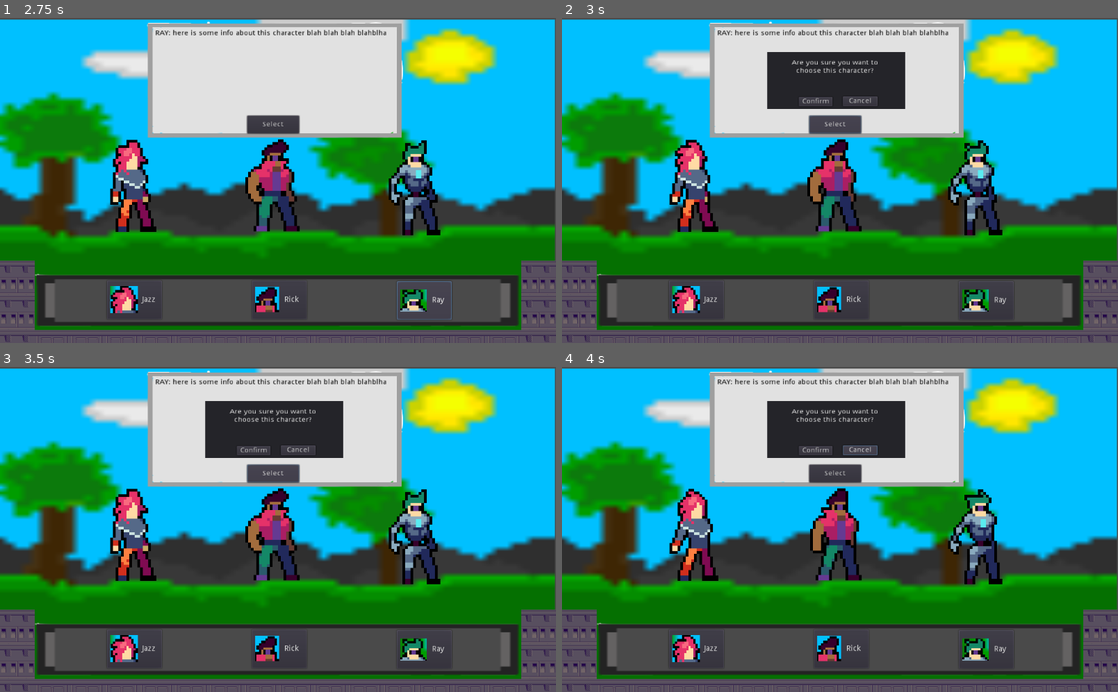
Above: before the commit, frames 1-4 (two rows, left to right).
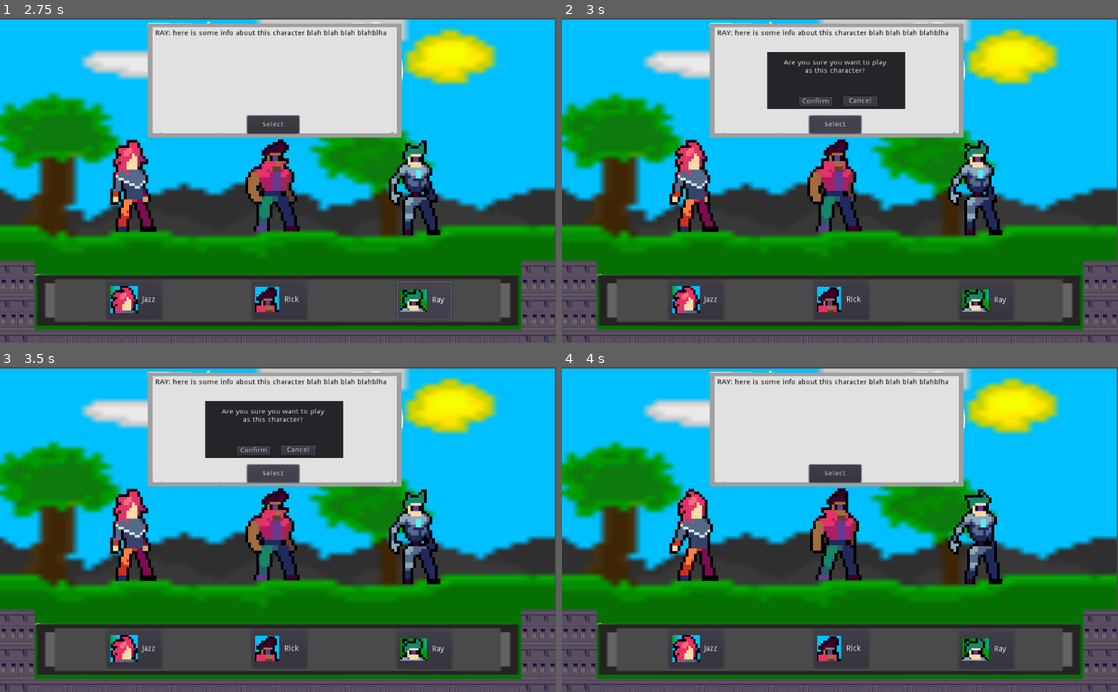
Above: after the commit, the same moments.

Repository: jdibble21/Final-Journey
Game: Godot game, scene res://src/scenes/SelectCharacter/SelectCharacter.tscn
Two runs of this game, one before a commit and one after it. Both use one fixed random seed, a clock stepped at 60 frames per second and the inputs below.
Inputs:
- Up to frame 1 (2.75 s): click "Jazz" at 0.5 s; click "Rick" at 1.25 s; click "Ray" at 2 s
- Up to frame 2 (3 s): click "Select" at 2.75 s
- Up to frame 3 (3.5 s): no input
- Up to frame 4 (4 s): click "Cancel" at 3.5 s

Frame 1 is identical in both runs. In frame 2, 0.3% of the frame differs, in the area x 39-59%, y 12-17%; in frame 3, 0.3%; in frame 4, 4.4%, in the area x 36-62%, y 10-28%.

Commit message:
Add player and inventory class files

Diff:
--- a/project/src/scenes/SelectCharacter/CharacterSelectMenu.gd
+++ b/project/src/scenes/SelectCharacter/CharacterSelectMenu.gd
@@ -28,3 +28,14 @@
 func _on_SelectButton_pressed():
 	$DescriptionBox/ConfirmPanel.show()
 	print(selected_character)
+
+
+func _on_CancelButton_pressed():
+	$DescriptionBox/ConfirmPanel.hide()
+
+
+func _on_ConfirmButton_pressed():
+	#move to next gameplay scene
+	$DescriptionBox.hide()
+	$DescriptionBox/ConfirmPanel.hide()
+	print(selected_character+" character confirmed to play")
--- a/project/src/scenes/SelectCharacter/CharacterSelectMenu.tscn
+++ b/project/src/scenes/SelectCharacter/CharacterSelectMenu.tscn
@@ -89,17 +89,23 @@
 margin_right = 120.063
 margin_bottom = 114.527
 text = "Confirm"
+__meta__ = {
+"_edit_use_anchors_": false
+}
 
 [node name="Label" type="Label" parent="DescriptionBox/ConfirmPanel"]
 margin_left = 30.4555
 margin_top = 16.1267
 margin_right = 221.455
 margin_bottom = 61.1267
-text = "Are you sure you want to choose this character?"
+text = "Are you sure you want to play as this character?"
 align = 1
 autowrap = true
+__meta__ = {
+"_edit_use_anchors_": false
+}
 
-[node name="Button" type="Button" parent="DescriptionBox/ConfirmPanel"]
+[node name="CancelButton" type="Button" parent="DescriptionBox/ConfirmPanel"]
 margin_left = 139.0
 margin_top = 94.0
 margin_right = 203.0
@@ -110,3 +116,5 @@
 [connection signal="pressed" from="SelectButtonRick" to="." method="_on_SelectButtonRick_pressed"]
 [connection signal="pressed" from="SelectButtonRay" to="." method="_on_SelectButtonRay_pressed"]
 [connection signal="pressed" from="DescriptionBox/SelectButton" to="." method="_on_SelectButton_pressed"]
+[connection signal="pressed" from="DescriptionBox/ConfirmPanel/ConfirmButton" to="." method="_on_ConfirmButton_pressed"]
+[connection signal="pressed" from="DescriptionBox/ConfirmPanel/CancelButton" to="." method="_on_CancelButton_pressed"]
--- /dev/null
+++ b/project/src/scripts/Inventory.gd
@@ -0,0 +1,16 @@
+extends Node
+
+
+# Declare member variables here. Examples:
+# var a = 2
+# var b = "text"
+
+
+# Called when the node enters the scene tree for the first time.
+func _ready():
+	pass # Replace with function body.
+
+
+# Called every frame. 'delta' is the elapsed time since the previous frame.
+#func _process(delta):
+#	pass
--- /dev/null
+++ b/project/src/scripts/Player.gd
@@ -0,0 +1,26 @@
+# PLAYER CLASS
+extends Node
+
+var character_selected := ""
+var init_complete = 0
+var start_inventory = null
+
+func _ready():
+	if(init_complete == 0):
+		print("ERROR: must initialize object before adding to scene")
+		get_tree().quit()
+
+func _initialize(character):
+	# Call this method before add_child() to send data
+	character_selected = character
+	init_complete = 1
+
+func set_inventory():
+	var invtry = -1
+	if(character_selected == "jazz"):
+		invtry = 0
+	elif(character_selected == "rick"):
+		invtry = 1
+	elif(character_selected == "ray"):
+		invtry = 2
+	start_inventory = invtry
